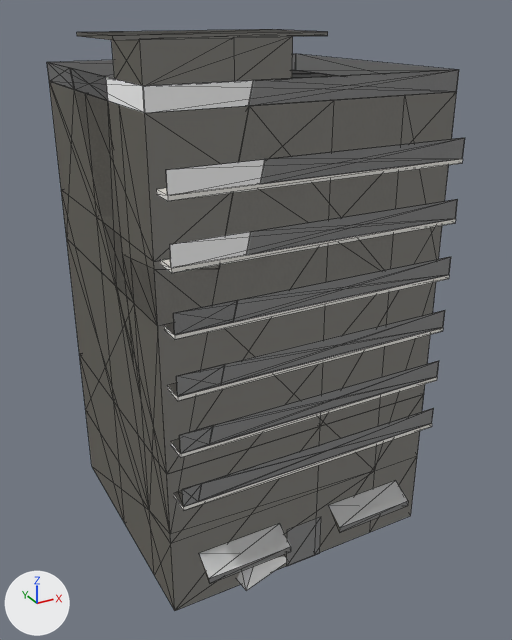
Before and after pictures for a commit that changed the glTF model client/public/assets/models/bld_apartment_b.glb.
Camera for both pictures: a camera (50 mm lens) standing at (-17.9, -33.7, 29.2) and looking at (0.2, -0.7, 12.7). The axes (+X, +Y, +Z) are drawn at lower left. The lights are the same throughout. The picture after the commit comes second. Mesh edges are drawn as thin lines. Vertices at exactly the same position are counted once.

In view in the first picture: 'chunk_00', 'chunk_01', 'chunk_02', 'chunk_04', 'chunk_05', 'chunk_06', 'chunk_08', 'chunk_09', 'chunk_10', 'chunk_11', 'damaged', 'intact' and 1 more.
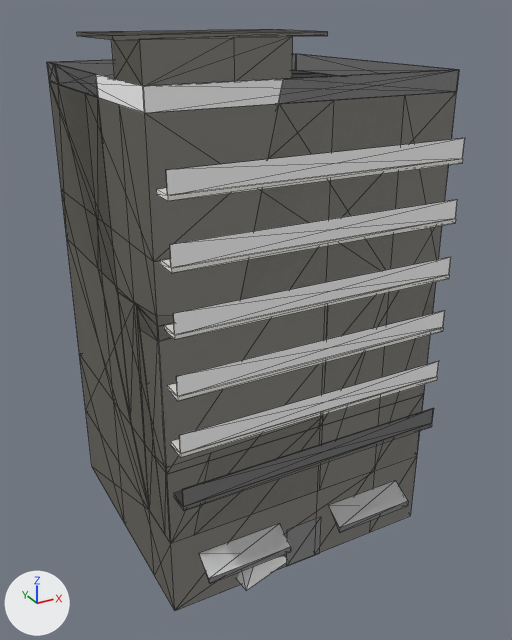
Changed parts and their boxes [x1, y1, x2, y2] in the pictures (512 x 640 px):
'damaged', reshaped
    before: [47, 62, 465, 611]
    after: [47, 54, 457, 610]
part 1 of me_damaged, deleted
    before: [168, 138, 465, 454]
part 2 of me_damaged, reshaped
    before: [49, 68, 459, 543]
    after: [49, 61, 457, 543]

Diff of the bpy script that builds the scene:
```diff
--- a/client/public/assets/models/bld_apartment_b.glb.py
+++ b/client/public/assets/models/bld_apartment_b.glb.py
@@ me_damaged @@
 # used by ob_damaged; location = (0.0, 0.0, 0.0)
-me_damaged.from_pydata(...)  # 200 vertices, 206 faces; spans x -8.0..8.0, y -8.0..8.0, z 0.0..28.0
+me_damaged.from_pydata(...)  # 242 vertices, 250 faces; spans x -8.0..8.0, y -8.0..8.0, z 0.0..28.0
+# me_damaged part 1: 8 loose pieces with 47 vertices, spanning x -7.7..7.7, y -8.0..-6.8, z 10.5..23.5, are deleted
+# me_damaged part 2
+# 35 vertices are removed from x -8.0..7.7, y -8.0..3.0, z 5.1..25.5
+# 72 faces are deleted
+# 3 vertices in x -3.4..-3.2, y -6.8, z 25.5..26.5 move by (1.4, 0.0, 0.0)
+# 3 vertices in x -8.0..-4.5, y -4.5..3.4, z 25.5..26.5 move by (0.0, 3.1, 0.0)
+# 13 vertices move from x -8.0..-4.3, y -5.0..3.4, z 16.5..26.5 to x -8.0..-2.8, y -5.0..6.4, z 16.0..26.5
+# 108 vertices are added at x -8.0..8.0, y -8.0..8.0, z 4.5..26.5
+# 16 new vertices lie (0.0, 0.0, 1.0) away from vertices in x -8.0..8.0, y -8.0..8.0, z 7.5..25.5
+# 148 new faces join them
 me_damaged.materials.append(mat_city_atlas)
```
